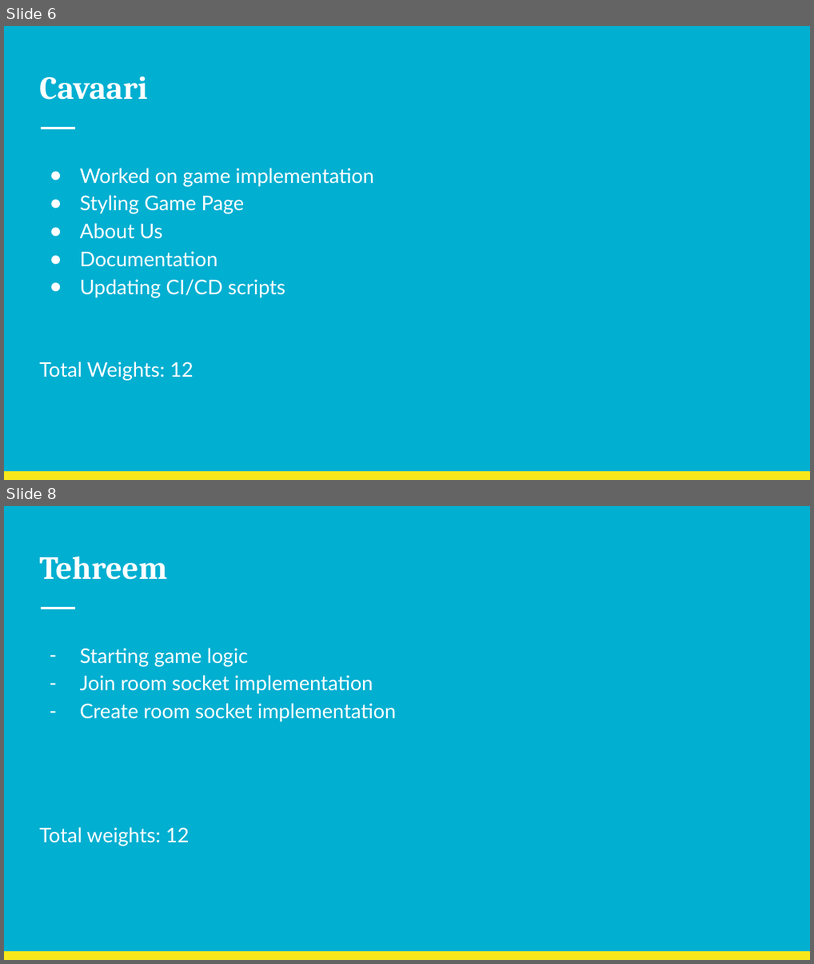
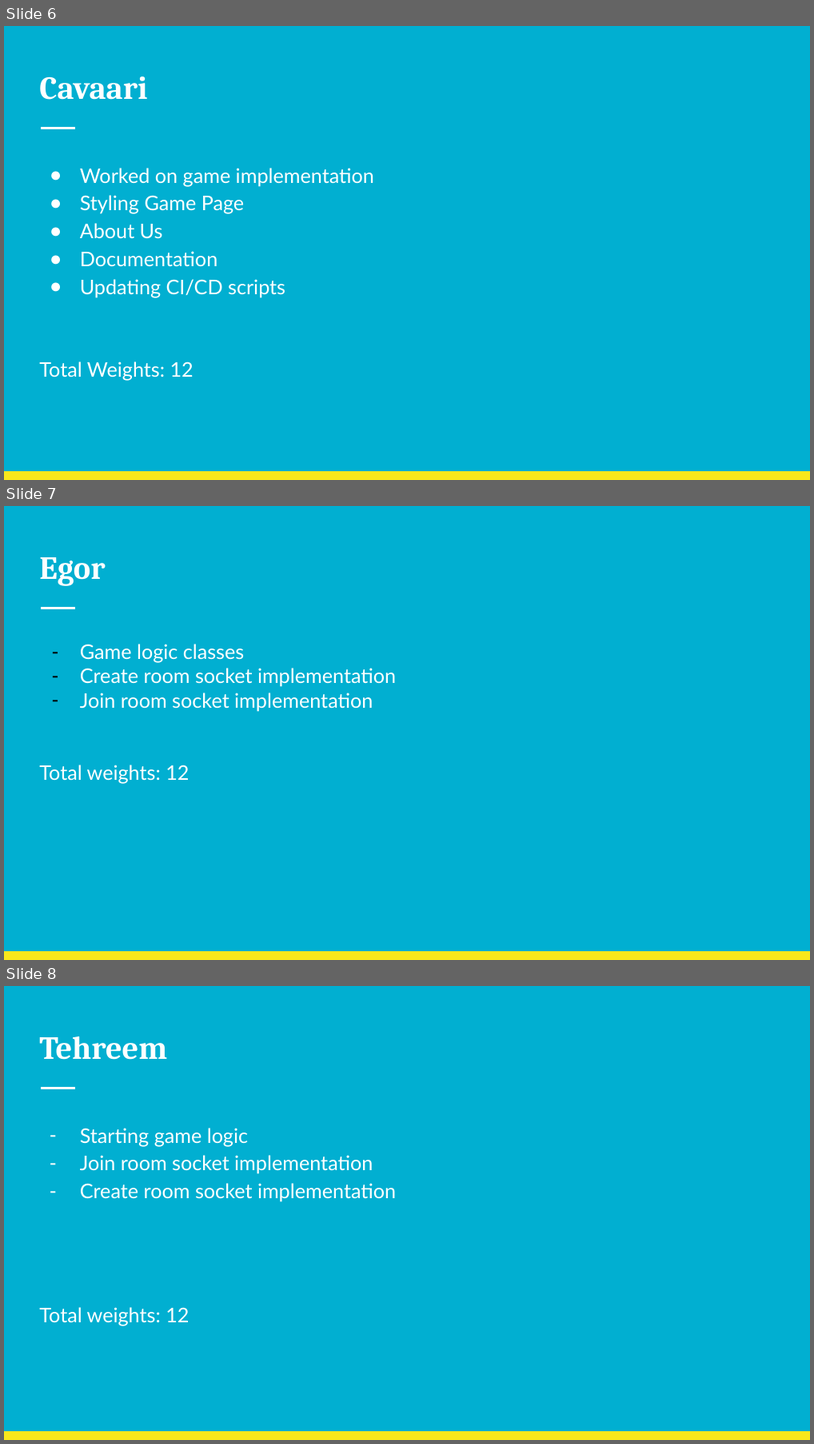
Before and after one commit to Cavaari/Gaming-Website, a slide deck: sprint-3-presentation/Sprint 3.pptx. Shown one above the other, each under a label of ours: slides 6 and 8 before the commit, slides 6, 7 and 8 after it; the slides between them are not shown. The pictures are 814x964 and 814x1444 pixels, drawn with LibreOffice and Linux fonts; fonts in the diff are those of the drawing. Boxes give left, top, right and bottom in pixels: in the first picture for what was removed or moved away, otherwise in the second. Text is boxed around its words. In the diff, an @@ line names an element or a change of style, - is before the commit and + after.

```diff
--- a/sprint-3-presentation/Sprint 3.pptx
+++ b/sprint-3-presentation/Sprint 3.pptx
@@ slide 7 added at <box>4,506,810,960</box>, background #01AFD1; not listed: 2 template elements that a slide beside it also shows @@
@@ title added at <box>39,557,105,586</box>, 28.8 pt, text #FFFFFF, bold @@
+Egor
@@ text added at <box>39,644,396,784</box>, 18 pt, text #FFFFFF @@
+– Game logic classes
+– Create room socket implementation
+– Join room socket implementation
+Total weights: 12
```
Also in this commit, not shown: 1 other slide added, 2 slides removed.
